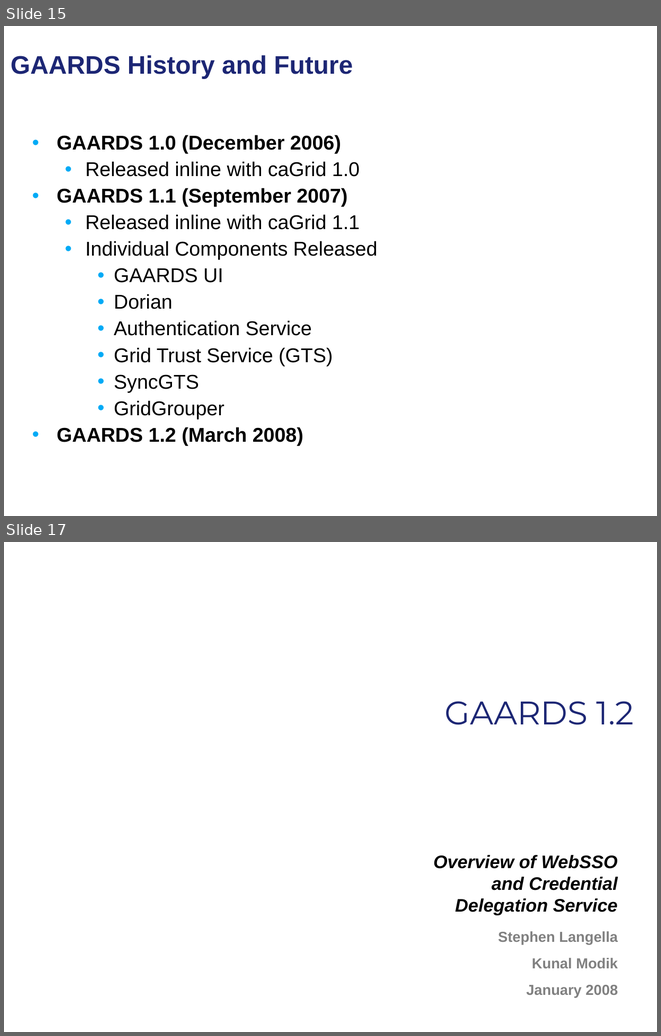
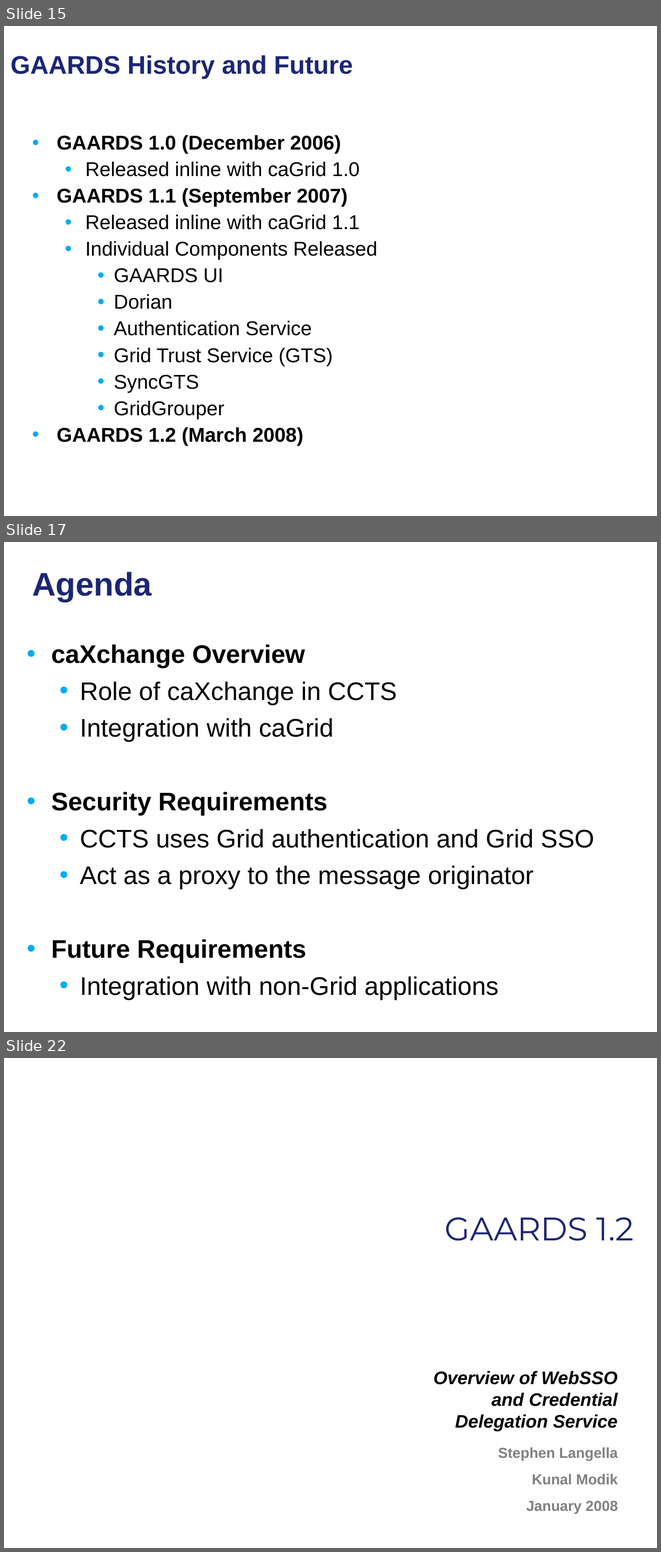
Before and after one commit to NCIP/cagrid-docs, a slide deck: presentations/security/gaards-arch-vcde-f2f-january-2008.ppt. Shown one above the other, each under a label of ours: slides 15 and 17 before the commit, slides 15, 17 and 22 after it; the slides between them are not shown. The pictures are 661x1036 and 661x1552 pixels, drawn with LibreOffice and Linux fonts; fonts in the diff are those of the drawing; background and template pictures are left out. Boxes give left, top, right and bottom in pixels: in the first picture for what was removed or moved away, otherwise in the second. Text is boxed around its words. In the diff, an @@ line names an element or a change of style, - is before the commit and + after.

```diff
--- a/presentations/security/gaards-arch-vcde-f2f-january-2008.ppt
+++ b/presentations/security/gaards-arch-vcde-f2f-january-2008.ppt
@@ slide 17 added at bbox=[4, 542, 657, 1032], background picture (left out) @@
@@ title added at bbox=[32, 572, 152, 602], 36 pt, text #1C2674, bold @@
+Agenda
@@ text added at bbox=[51, 644, 594, 999], 28 pt, text #000000 @@
+• caXchange Overview
+  • Role of caXchange in CCTS
+  • Integration with caGrid
+• Security Requirements
+  • CCTS uses Grid authentication and Grid SSO
+  • Act as a proxy to the message originator
+• Future Requirements
+  • Integration with non-Grid applications
@@ what was slide 17 is now slide 22 @@
```
Also in this commit, not shown: 5 other slides added, 1 slide removed.
